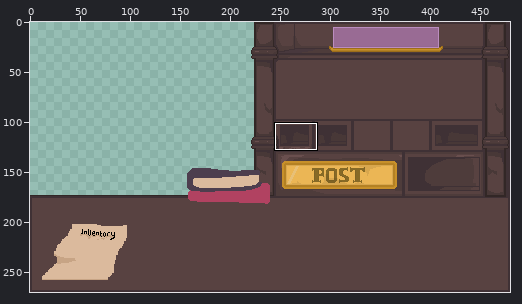
File history of a pixel-art file, Aseprite/desk.aseprite. Above, an overview of the earlier version with the close-up marked.
Close-up. Earlier state:
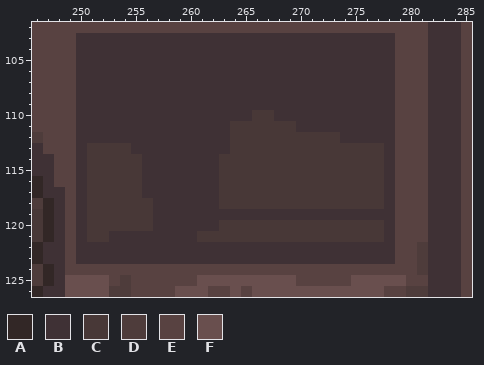
480x270 pixels, 1 frame. Colours within 5 levels of each other are drawn and written as one. Shown: x 246..285, y 102..126.
Visible layers, top first: "money plate", "letterbox", "books2", "books", "inventory", "bg".
Palette (. is transparent): A #322726  B #3f3135  C #483837  D #4e3c3b  E #584241  F #694f4e
Pixels before, first column x 246:
102 EEEEEEEEEEEEEEEEEEEEEEEEEEEEEEEEEEEEBBBE
103 EEEEBBBBBBBBBBBBBBBBBBBBBBBBBBBBBEEEBBBE
104 EEEEBBBBBBBBBBBBBBBBBBBBBBBBBBBBBEEEBBBE
105 EEEEBBBBBBBBBBBBBBBBBBBBBBBBBBBBBEEEBBBE
106 EEEEBBBBBBBBBBBBBBBBBBBBBBBBBBBBBEEEBBBE
107 EEEEBBBBBBBBBBBBBBBBBBBBBBBBBBBBBEEEBBBE
108 EEEEBBBBBBBBBBBBBBBBBBBBBBBBBBBBBEEEBBBE
109 EEEEBBBBBBBBBBBBBBBBBBBBBBBBBBBBBEEEBBBE
110 EEEEBBBBBBBBBBBBBBBBCCBBBBBBBBBBBEEEBBBE
111 EEEEBBBBBBBBBBBBBBCCCCCCBBBBBBBBBEEEBBBE
112 DEEEBBBBBBBBBBBBBBCCCCCCCCCCBBBBBEEEBBBE
113 BEEEBCCCCBBBBBBBBBCCCCCCCCCCCCCCBEEEBBBE
114 BBEEBCCCCCBBBBBBBCCCCCCCCCCCCCCCBEEEBBBE
115 BBEEBCCCCCBBBBBBBCCCCCCCCCCCCCCCBEEEBBBE
116 ABEEBCCCCCBBBBBBBCCCCCCCCCCCCCCCBEEEBBBE
117 ABBEBCCCCCBBBBBBBCCCCCCCCCCCCCCCBEEEBBBE
118 DABEBCCCCCCBBBBBBCCCCCCCCCCCCCCCBEEEBBBE
119 CABEBCCCCCCBBBBBBBBBBBBBBBBBBBBBBEEEBBBE
120 CABEBCCCCCCBBBBBBCCCCCCCCCCCCCCCBEEEBBBE
121 CABEBCCBBBBBBBBCCCCCCCCCCCCCCCCCBEEEBBBE
122 ABBEBBBBBBBBBBBBBBBBBBBBBBBBBBBBBEEDBBBE
123 ABBEBBBBBBBBBBBBBBBBBBBBBBBBBBBBBEEDBBBE
124 DABEEEEEEEEEEEEEEEEEEEEEEEEEEEEEEEEDBBBE
125 DABFFFFEDEEEEEEFFFFFFFFFEEEEEFFFFFEEBBBE
126 ABBFFFFDDEEEEFFFEEFEFFFFFFFFFFFFEEDDBBBE
New version:
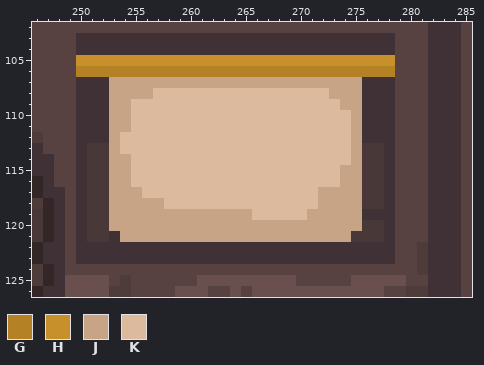
Colours new in this view: G #b48124  H #c7902a  J #c7a485  K #dbba9d
The edit:
{"change": "layer \"calender\" added"}
{"where": "layer \"calender\""}
{"y":105,"x":250,"old":"BBBBBBBBBBBBBBBBBBBBBBBBBBBBB","new":"HHHHHHHHHHHHHHHHHHHHHHHHHHHHH"}
{"y":106,"x":250,"old":"BBBBBBBBBBBBBBBBBBBBBBBBBBBBB","new":"GGGGGGGGGGGGGGGGGGGGGGGGGGGGG"}
{"y":107,"x":253,"old":"BBBBBBBBBBBBBBBBBBBBBBB","new":"JJJJJJJJJJJJJJJJJJJJJJJ"}
{"y":108,"x":253,"old":"BBBBBBBBBBBBBBBBBBBBBBB","new":"JJJJKKKKKKKKKKKKKKKKJJJ"}
{"y":109,"x":253,"old":"BBBBBBBBBBBBBBBBBBBBBBB","new":"JJKKKKKKKKKKKKKKKKKKKJJ"}
{"y":110,"x":253,"old":"BBBBBBBBBBBBBCCBBBBBBBB","new":"JJKKKKKKKKKKKKKKKKKKKKJ"}
{"y":111,"x":253,"old":"BBBBBBBBBBBCCCCCCBBBBBB","new":"JJKKKKKKKKKKKKKKKKKKKKJ"}
{"y":112,"x":253,"old":"BBBBBBBBBBBCCCCCCCCCCBB","new":"JKKKKKKKKKKKKKKKKKKKKKJ"}
{"y":113,"x":253,"old":"CCBBBBBBBBBCCCCCCCCCCCC","new":"JKKKKKKKKKKKKKKKKKKKKKJ"}
{"y":114,"x":253,"old":"CCCBBBBBBBCCCCCCCCCCCCC","new":"JJKKKKKKKKKKKKKKKKKKKKJ"}
{"y":115,"x":253,"old":"CCCBBBBBBBCCCCCCCCCCCCC","new":"JJKKKKKKKKKKKKKKKKKKKJJ"}
{"y":116,"x":253,"old":"CCCBBBBBBBCCCCCCCCCCCCC","new":"JJKKKKKKKKKKKKKKKKKKKJJ"}
{"y":117,"x":253,"old":"CCCBBBBBBBCCCCCCCCCCCCC","new":"JJJKKKKKKKKKKKKKKKKJJJJ"}
{"y":118,"x":253,"old":"CCCCBBBBBBCCCCCCCCCCCCC","new":"JJJJJKKKKKKKKKKKKKKJJJJ"}
{"y":119,"x":253,"old":"CCCCBBBBBBBBBBBBBBBBBBB","new":"JJJJJJJJJJJJJKKKKKJJJJJ"}
{"y":120,"x":253,"old":"CCCCBBBBBBCCCCCCCCCCCCC","new":"JJJJJJJJJJJJJJJJJJJJJJJ"}
{"y":121,"x":254,"old":"BBBBBBBCCCCCCCCCCCCCC","new":"JJJJJJJJJJJJJJJJJJJJJ"}
{"label":"changed","picture_box":[76,55,395,242]}
